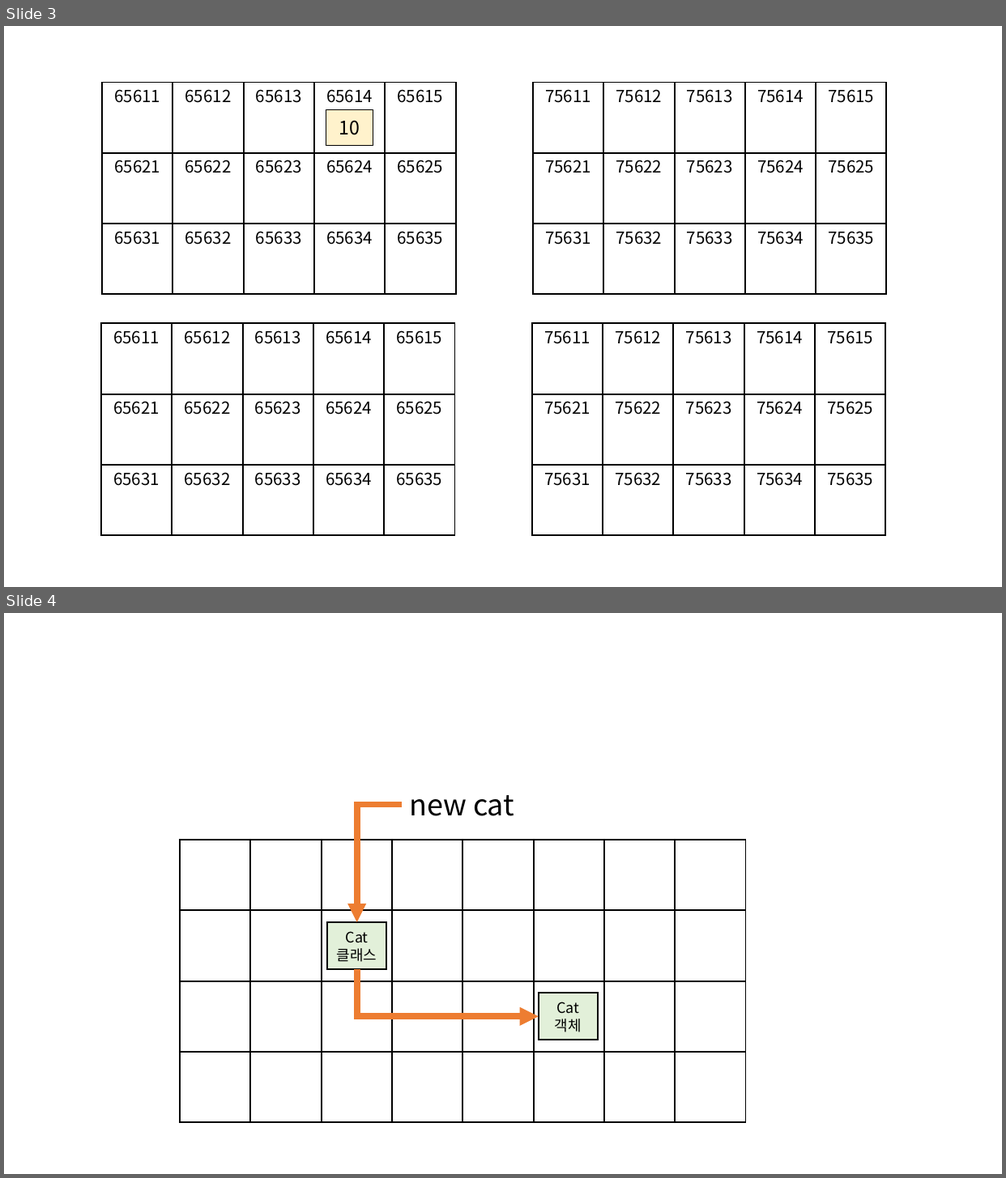
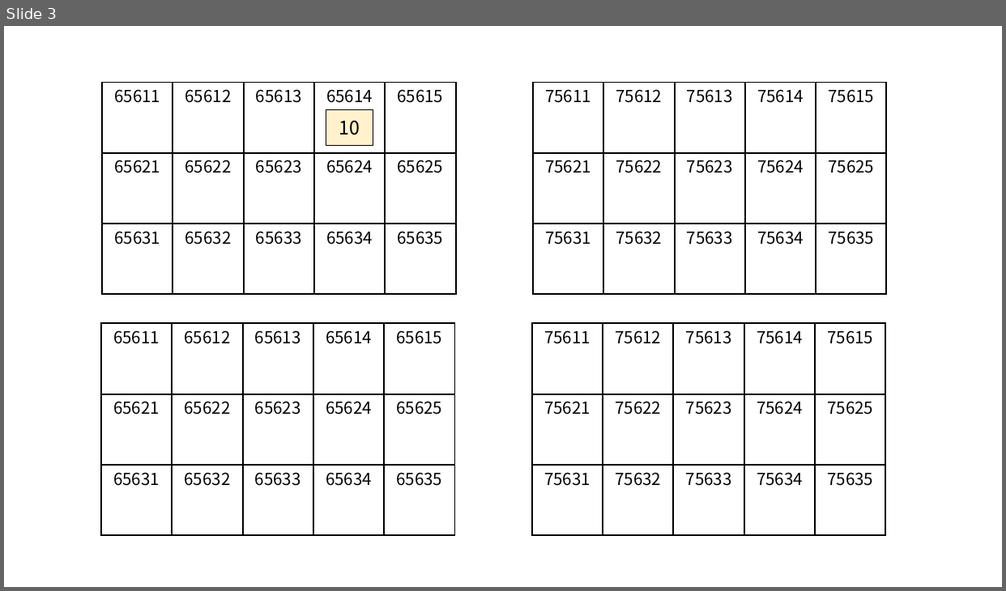
Before and after one commit to ho8566z/daily_log, a slide deck: create_notion_img.pptx. Shown one above the other, each under a label of ours: slides 3 and 4 before the commit, slide 3 after it. The pictures are 1006x1178 and 1006x591 pixels, drawn with LibreOffice and Linux fonts; fonts in the diff are those of the drawing. Boxes give left, top, right and bottom in pixels: in the first picture for what was removed or moved away, otherwise in the second. Text is boxed around its words. In the diff, an @@ line names an element or a change of style, - is before the commit and + after.

```diff
--- a/create_notion_img.pptx
+++ b/create_notion_img.pptx
@@ slide 4 removed at (x1=4, y1=613, x2=1002, y2=1174), background #FFFFFF @@
@@ group removed at (x1=180, y1=795, x2=745, y2=1122): 34 rectangles, 2 elbow arrows, 1 text @@
-Cat
-클래스
-Cat
-객체
-new cat
```
Also in this commit, not shown: 1 slide added, 30 other files.
